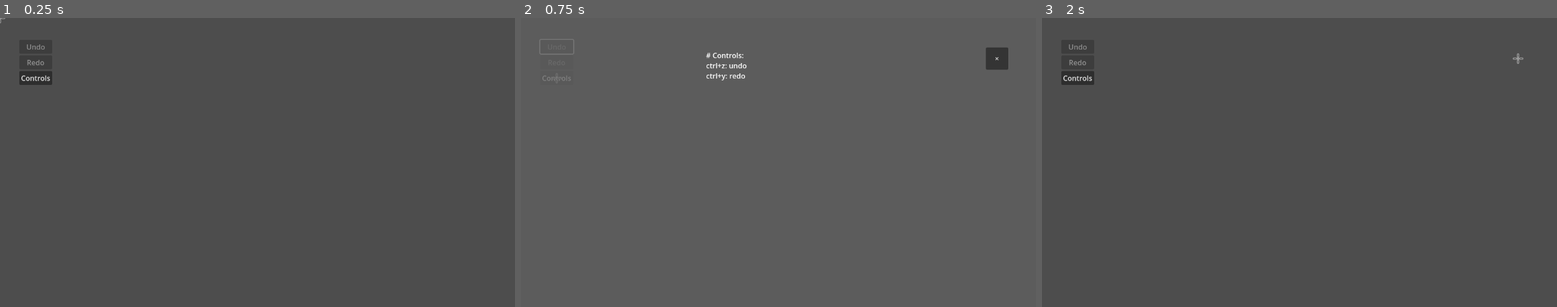
Above: before the commit, frames 1-3 (left to right).
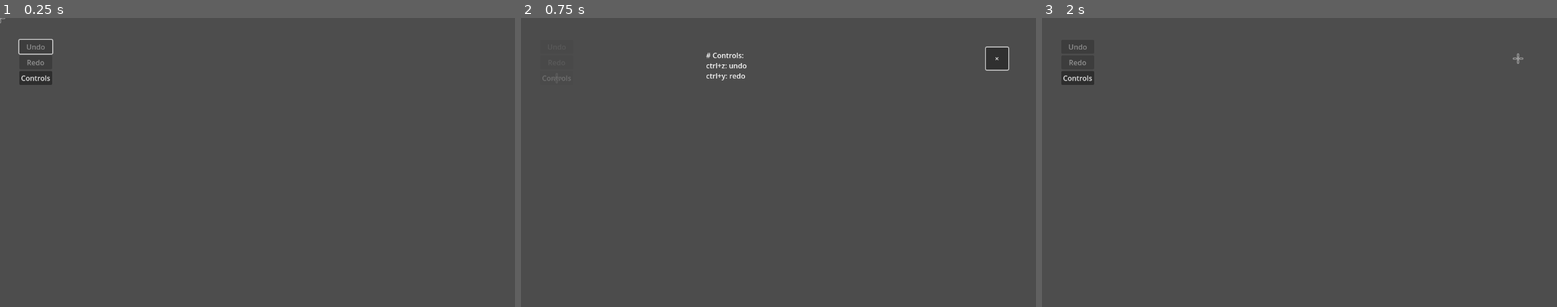
Above: after the commit, the same moments.

Repository: Ists-Cilveks/UNLWS-Renderer
Game: Godot game, scene res://Scripts/unlws_editor.tscn
Two runs of this game, one before a commit and one after it. Both use one fixed random seed, a clock stepped at 60 frames per second and the inputs below.
Inputs:
- Up to frame 1 (0.25 s): no input
- Up to frame 2 (0.75 s): click "Controls" at 0.5 s
- Up to frame 3 (2 s): click "×" at 1.25 s

The runs differ from the first frame. In frame 1, less than 0.1% of the frame differs, in the area x 3-11%, y 7-13%; in frame 2, 0.1%, in the area x 3-95%, y 7-19%; in frame 3, nothing differs.
Error before the commit: Invalid access to property or key 'release_focus' on a base object of type 'null instance'. (res://Scripts/UI/undo_button.gd:14)

Commit message:
Attempting to make overlays with a new viewport This doesn't help because focus appears to be per-window (or something like that). Just using a canvas layer appears to be the best way.

Diff:
--- a/Scripts/Overlays/overlay.gd
+++ b/Scripts/Overlays/overlay.gd
@@ -1,9 +1,10 @@
 extends Control
 
-@export var show_button : Button
+#@export var show_button : Button
 
 func _ready():
-	show_button.pressed.connect(show_and_signal)
+	#show_button.pressed.connect(show_and_signal)
+	get_node("/root/UNLWSEditor/UILayer/GridContainer/ShowControls").pressed.connect(show_and_signal)
 
 func _input(event):
 	if event is InputEventKey and event.pressed:
@@ -15,10 +16,9 @@
 
 func hide_and_signal():
 	hide()
-	Event_Bus.overlay_opened.emit()
+	Event_Bus.overlay_closed.emit()
 
 func show_and_signal():
 	show()
-	print("asdf")
 	$CloseButton.grab_focus.call_deferred()
-	Event_Bus.overlay_closed.emit()
+	Event_Bus.overlay_opened.emit()
--- /dev/null
+++ b/Scripts/Overlays/overlay_container.gd
@@ -0,0 +1,8 @@
+extends SubViewportContainer
+
+func _ready():
+	Event_Bus.overlay_opened.connect(show)
+	Event_Bus.overlay_closed.connect(hide)
+
+func _on_resized():
+	$OverlayViewport.size = size
--- /dev/null
+++ b/Scripts/UI/OverlayViewport.gd
@@ -0,0 +1,7 @@
+extends SubViewport
+
+
+
+
+func _on_overlay_container_resized():
+	pass # Replace with function body.
--- a/Scripts/UI/ui_layer.tscn
+++ b/Scripts/UI/ui_layer.tscn
@@ -1,8 +1,9 @@
-[gd_scene load_steps=8 format=3 uid="uid://sjoa8yoclxtp"]
+[gd_scene load_steps=9 format=3 uid="uid://sjoa8yoclxtp"]
 
 [ext_resource type="Script" path="res://Scripts/UI/GlyphSearch.gd" id="1_ns67w"]
 [ext_resource type="Script" path="res://Scripts/UI/ui_layer.gd" id="1_yd5ga"]
-[ext_resource type="PackedScene" uid="uid://cygnq37lffaup" path="res://Scripts/Overlays/overlay.tscn" id="2_sx0r8"]
+[ext_resource type="Script" path="res://Scripts/Overlays/overlay_container.gd" id="2_35tc7"]
+[ext_resource type="PackedScene" uid="uid://cygnq37lffaup" path="res://Scripts/Overlays/overlay.tscn" id="2_67nec"]
 [ext_resource type="Script" path="res://Scripts/UI/Mouse.gd" id="3_1ip1p"]
 [ext_resource type="Texture2D" uid="uid://b2d5w02d3vhtj" path="res://Images/Icons/Cursors/crosshair.svg" id="3_5ftf5"]
 [ext_resource type="Script" path="res://Scripts/UI/undo_button.gd" id="5_aa3he"]
@@ -11,14 +12,28 @@
 [node name="UILayer" type="CanvasLayer"]
 script = ExtResource("1_yd5ga")
 
-[node name="OverlayLayer" type="CanvasLayer" parent="."]
-layer = 2
+[node name="OverlayContainer" type="SubViewportContainer" parent="."]
+visible = false
+z_index = 40
+anchors_preset = 15
+anchor_right = 1.0
+anchor_bottom = 1.0
+grow_horizontal = 2
+grow_vertical = 2
+script = ExtResource("2_35tc7")
 
-[node name="ControlsInfo" parent="OverlayLayer" node_paths=PackedStringArray("show_button") instance=ExtResource("2_sx0r8")]
+[node name="OverlayViewport" type="SubViewport" parent="OverlayContainer"]
+transparent_bg = true
+handle_input_locally = false
+render_target_update_mode = 0
+
+[node name="OverlayCamera" type="Camera2D" parent="OverlayContainer/OverlayViewport"]
+anchor_mode = 0
+
+[node name="ControlsInfo" parent="OverlayContainer/OverlayViewport" instance=ExtResource("2_67nec")]
 visible = false
-show_button = NodePath("../../GridContainer/ShowControls")
 
-[node name="Text" type="RichTextLabel" parent="OverlayLayer/ControlsInfo"]
+[node name="Text" type="RichTextLabel" parent="OverlayContainer/OverlayViewport/ControlsInfo"]
 layout_mode = 1
 anchors_preset = 8
 anchor_left = 0.5
@@ -88,5 +103,6 @@
 [node name="Cursor" type="Sprite2D" parent="Mouse"]
 texture = ExtResource("3_5ftf5")
 
+[connection signal="resized" from="OverlayContainer" to="OverlayContainer" method="_on_resized"]
 [connection signal="pressed" from="GridContainer/Undo" to="GridContainer/Undo" method="_on_pressed"]
 [connection signal="pressed" from="GridContainer/Redo" to="GridContainer/Redo" method="_on_pressed"]
--- a/Scripts/UI/undo_button.gd
+++ b/Scripts/UI/undo_button.gd
@@ -3,7 +3,7 @@
 func _ready():
 	Undo_Redo.out_of_undos.connect(disable)
 	Undo_Redo.gained_undo.connect(enable)
-	Event_Bus.overlay_closed.connect(focus)
+	#Event_Bus.overlay_closed.connect(focus)
 	focus()
 
 func _on_pressed():
@@ -11,7 +11,6 @@
 
 
 func focus():
-	get_viewport().gui_get_focus_owner().release_focus.call_deferred()
 	grab_focus.call_deferred()
 
 
